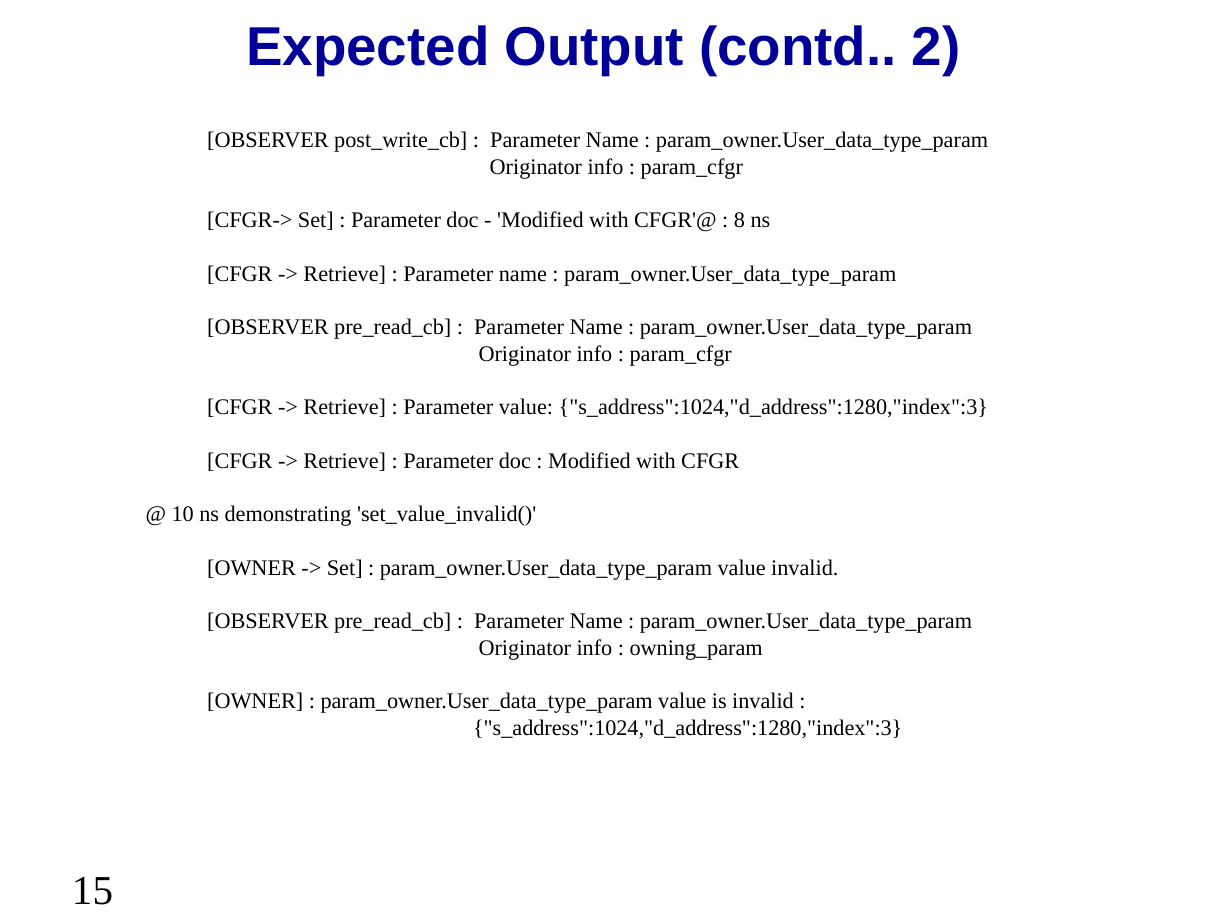
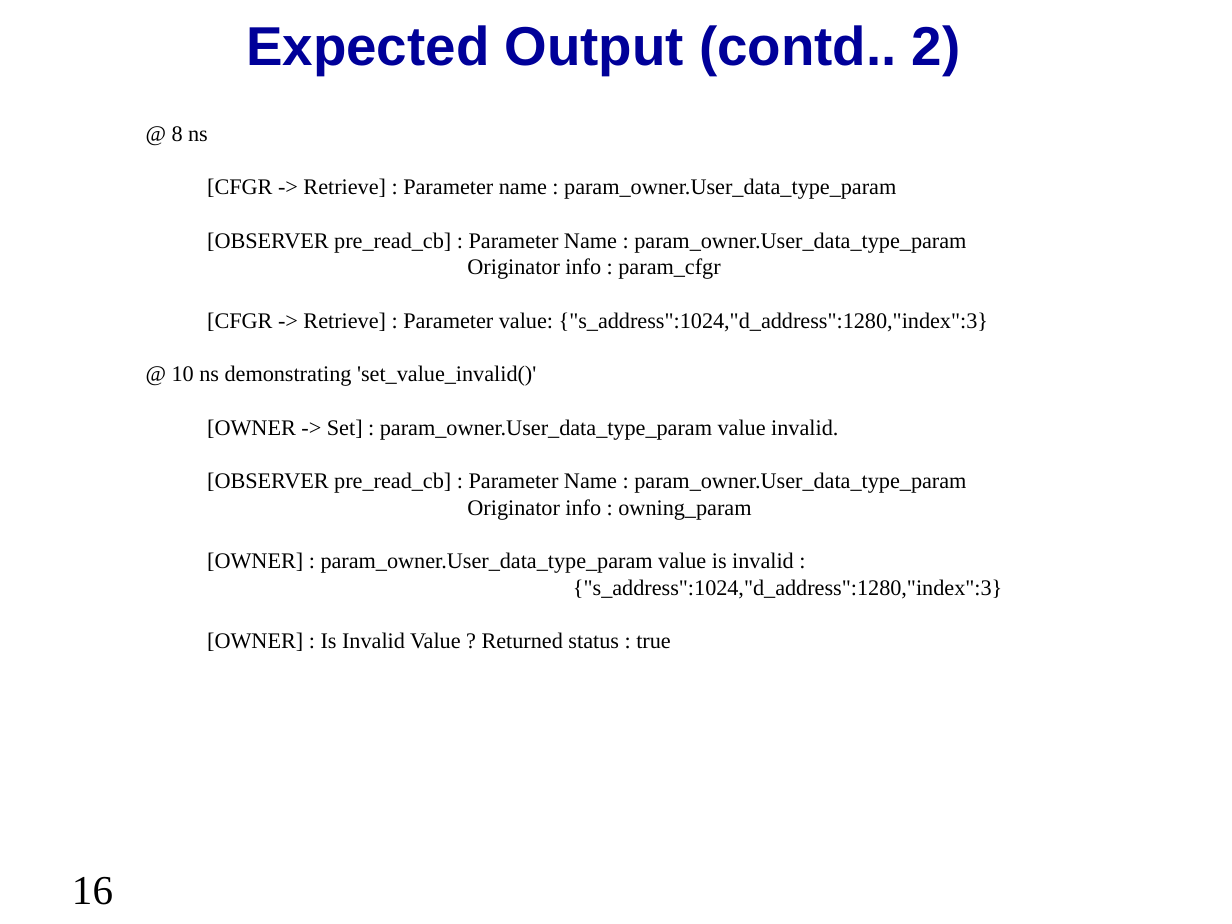
Before and after one commit to accellera-official/cci, a slide deck: slide 16 of examples/ex16_User_Defined_Data_Type/docs/ex16_User_Defined_Data_Type.ppt (slide 15 before the commit). Drawn at 1232x924 pixels with LibreOffice and Linux fonts; fonts in the diff are those of the drawing; background and template pictures are left out. Boxes give left, top, right and bottom in pixels: in the first picture for what was removed or moved away, otherwise in the second. Text is boxed around its words. In the diff, an @@ line names an element or a change of style, - is before the commit and + after.

```diff
--- a/examples/ex16_User_Defined_Data_Type/docs/ex16_User_Defined_Data_Type.ppt
+++ b/examples/ex16_User_Defined_Data_Type/docs/ex16_User_Defined_Data_Type.ppt
@@ text at (172,126,208,142): text changed @@
-[OBSERVER post_write_cb] : Parameter Name : param_owner.User_data_type_param
-Originator info : param_cfgr
-[CFGR-> Set] : Parameter doc - 'Modified with CFGR'@ : 8 ns
+@ 8 ns
@@ text at (207,452,739,471): paragraph removed @@
-[CFGR -> Retrieve] : Parameter doc : Modified with CFGR
@@ text at (207,632,671,651): paragraph added @@
+[OWNER] : Is Invalid Value ? Returned status : true
@@ page number at (72,876,113,905): text changed @@
-15
+16
```
Also in this commit, not shown: 9 other slides changed, 4 slides added, 1 slide removed, 35 other files.
